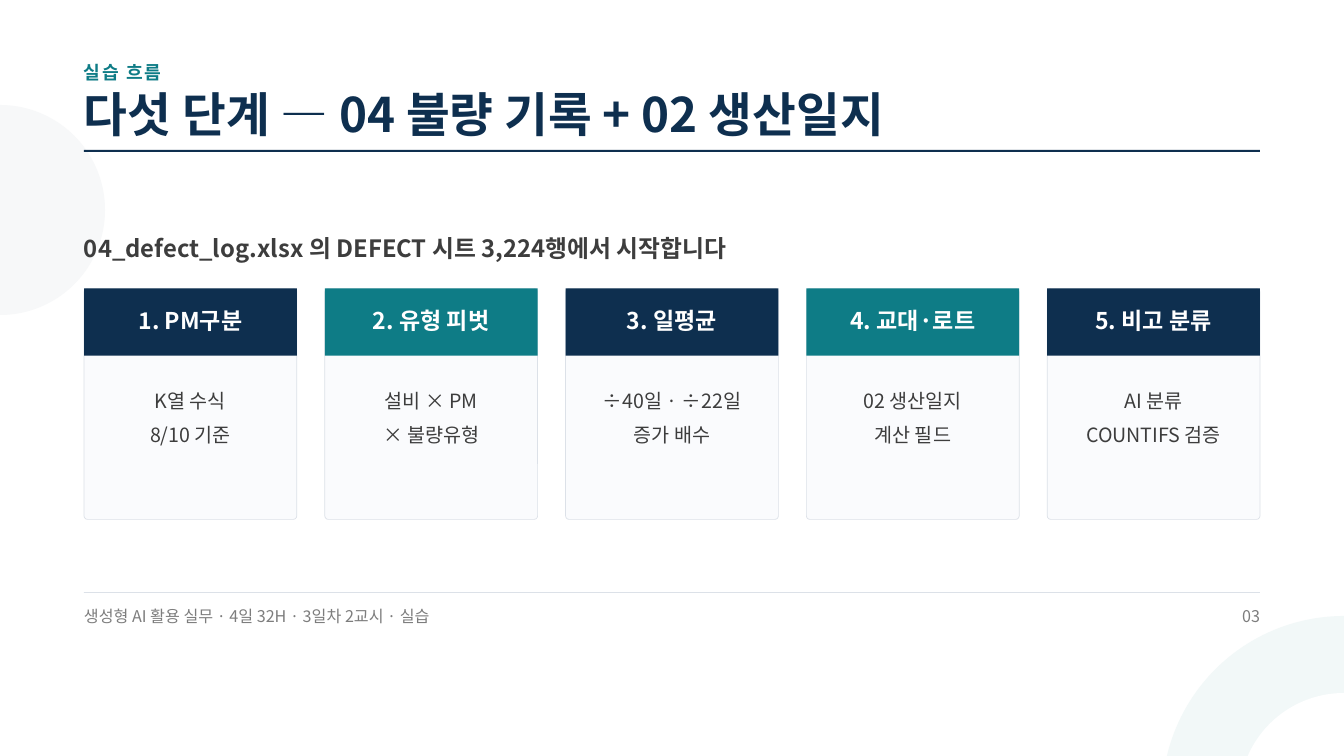
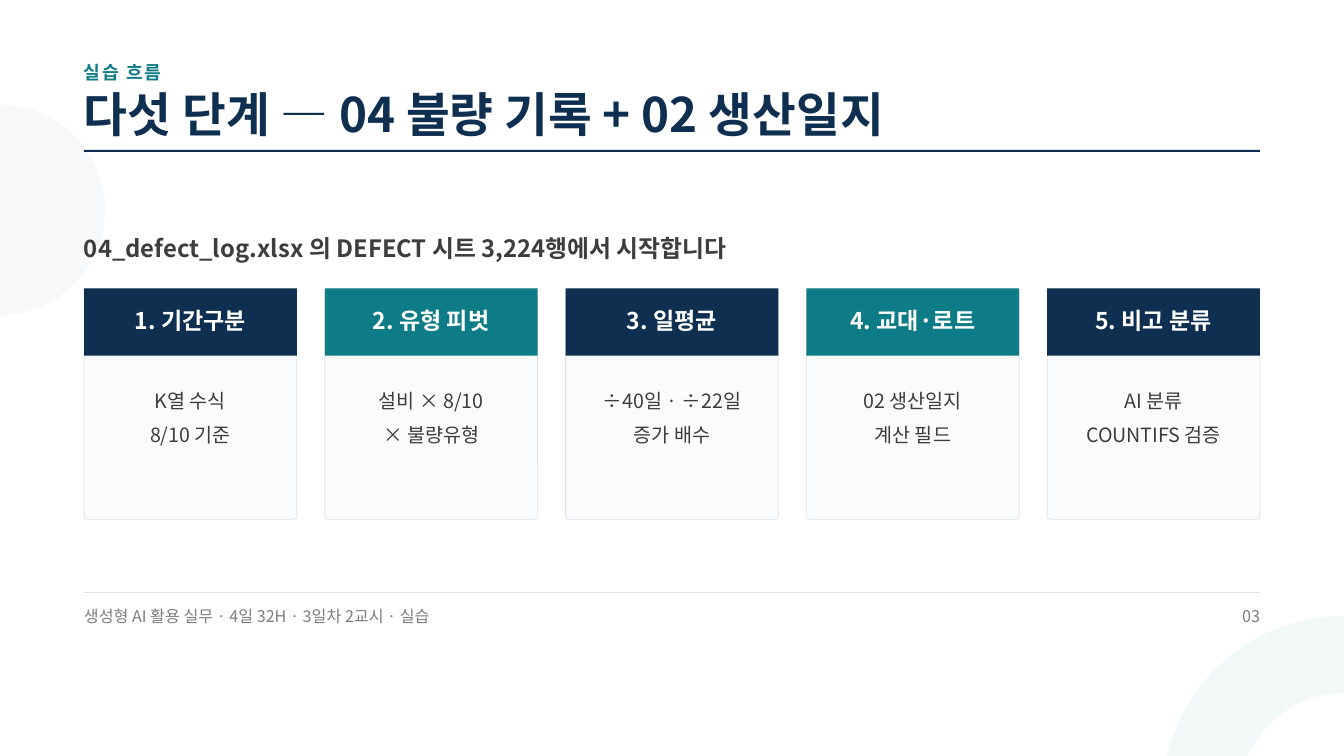
Before and after one commit to aebonlee/materials, a slide deck: slide 3 of knf/decks/d3p2.pptx. Drawn at 1344x756 pixels with LibreOffice and Linux fonts; fonts in the diff are those of the drawing. Boxes give left, top, right and bottom in pixels: in the first picture for what was removed or moved away, otherwise in the second. Text is boxed around its words. In the diff, an @@ line names an element or a change of style, - is before the commit and + after.

```diff
--- a/knf/decks/d3p2.pptx
+++ b/knf/decks/d3p2.pptx
@@ text at (135,309,246,331): text changed @@
-1. PM구분
+1. 기간구분
@@ text at (379,391,483,412): text changed @@
-설비 × PM
+설비 × 8/10
```
Also in this commit, not shown: 6 other slides changed, 5 other files.
